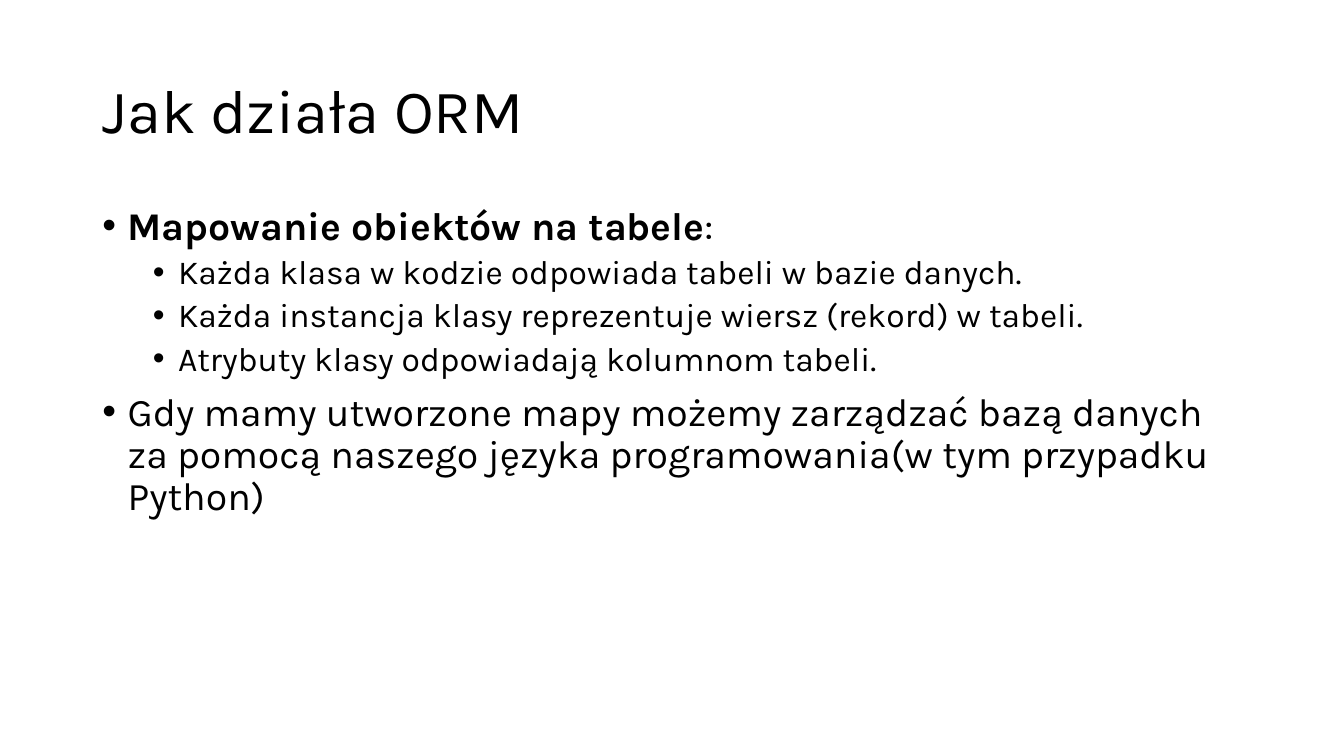
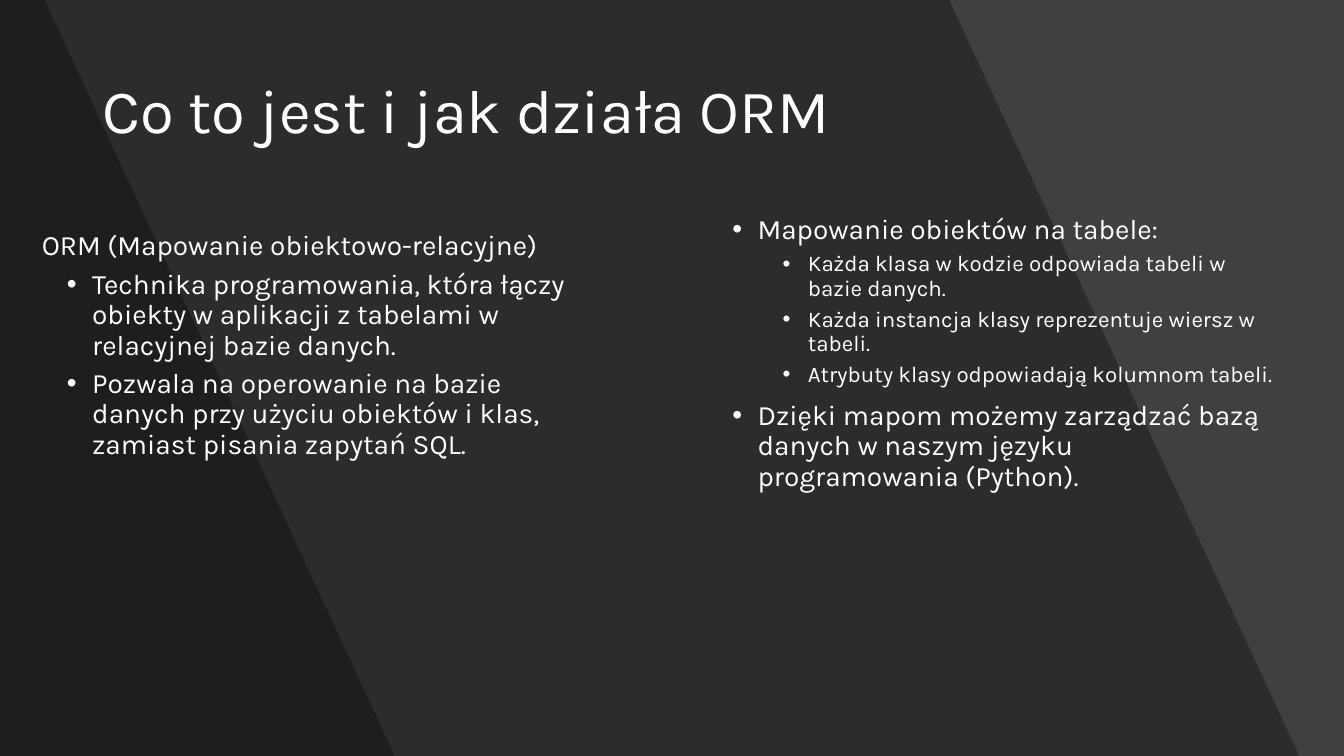
Before and after one commit to Tomusss/prezentacja, a slide deck: slide 2 of Integracja MySQL z Pythonem.pptx (slide 3 before the commit). Drawn at 1344x756 pixels with LibreOffice and Linux fonts; fonts in the diff are those of the drawing. Boxes give left, top, right and bottom in pixels: in the first picture for what was removed or moved away, otherwise in the second. Text is boxed around its words. In the diff, an @@ line names an element or a change of style, - is before the commit and + after.

```diff
--- a/Integracja MySQL z Pythonem.pptx
+++ b/Integracja MySQL z Pythonem.pptx
@@ background #FFFFFF to #404040 @@
@@ freeform shape added at <box>0,0,1300,756</box>, fill #000000 at 30% opacity @@
@@ freeform shape added at <box>0,0,395,756</box>, fill #000000 at 30% opacity @@
@@ title at <box>102,90,830,148</box>: text changed; text colour #000000 to #FFFFFF @@
-Jak działa ORM
+Co to jest i jak działa ORM
@@ text added at <box>42,235,564,461</box>, 20 pt, text #FFFFFF @@
+ORM (Mapowanie obiektowo-relacyjne)
+  • Technika programowania, która łączy obiekty w aplikacji z tabelami w relacyjnej bazie danych.
+  • Pozwala na operowanie na bazie danych przy użyciu obiektów i klas, zamiast pisania zapytań SQL.
@@ text "Mapowanie obiektów na tabele:": place and size @@
-text "Mapowanie obiektów na tabele:" at <box>128,209,1208,520</box>
+text "Mapowanie obiektów na tabele:" at <box>758,217,1272,493</box>
@@ text at <box>758,217,1272,388</box>: size 28 to 20 pt, bold off in "Mapowanie obiektów na tabele:"; text colour #000000 to #FFFFFF in "Mapowanie obiektów na tabele:", "Każda klasa w kodzie odpowiada tabeli w ...", "Atrybuty klasy odpowiadają kolumnom tabeli."; size 24 to 16 pt in "Każda klasa w kodzie odpowiada tabeli w ...", "Atrybuty klasy odpowiadają kolumnom tabeli." @@
@@ text at <box>808,311,1255,352</box>: text changed; size 24 to 16 pt; text colour #000000 to #FFFFFF @@
-  • Każda instancja klasy reprezentuje wiersz (rekord) w tabeli.
+  • Każda instancja klasy reprezentuje wiersz w tabeli.
@@ text at <box>758,403,1259,493</box>: text changed; size 28 to 20 pt; text colour #000000 to #FFFFFF @@
-• Gdy mamy utworzone mapy możemy zarządzać bazą danych za pomocą naszego języka programowania(w tym przypadku Python)
+• Dzięki mapom możemy zarządzać bazą danych w naszym języku programowania (Python).
```
Also in this commit, not shown: 6 other slides changed, 2 slides added, 2 other files.
